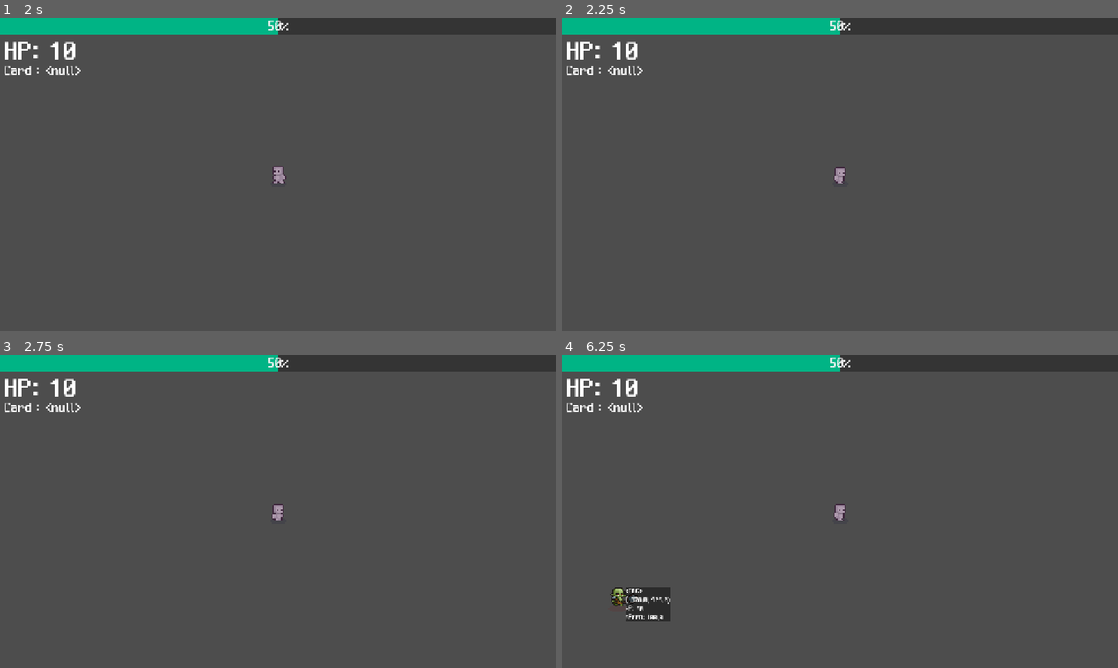
Above: before the commit, frames 1-4 (two rows, left to right).
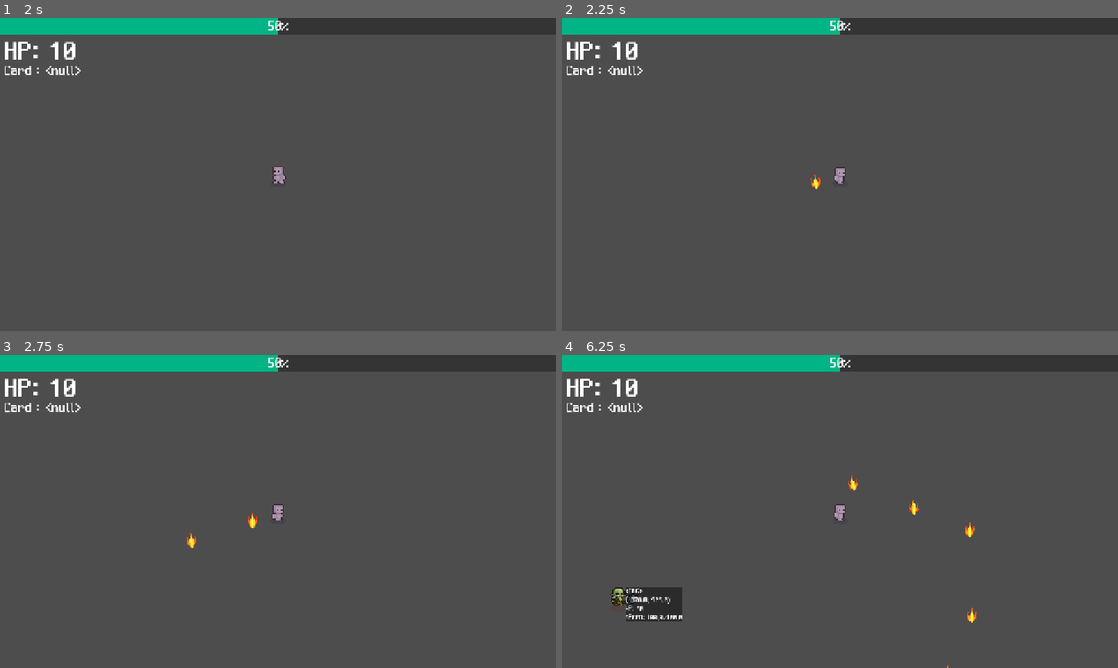
Above: after the commit, the same moments.

Repository: rnseo007/2dgame
Game: Godot game, scene res://Scenes/main.tscn
The game is run twice, just before and just after one commit, with the same random seed, the same clock (stepped at 60 frames per second) and the same inputs.
Inputs:
- Up to frame 1 (2 s): tap Enter at 0.5 s; hold D (move_right) 0.53-1.28 s; tap Space at 1.25 s; hold S (move_down) from 1.28 s (still down)
- Up to frame 2 (2.25 s): tap Enter at 2 s; release S (move_down) at 2.03 s; hold D (move_right) from 2.03 s (still down)
- Up to frame 3 (2.75 s): keep holding D (move_right)
- Up to frame 4 (6.25 s): release D (move_right) at 2.78 s; hold W (move_up) 2.78-3.53 s; hold A (move_left) 3.53-5.03 s; hold S (move_down) 5.03-5.78 s; hold D (move_right) from 5.78 s (still down)

Frame 1 is identical in both runs. In frame 2, less than 0.1% of the frame differs, in the area x 44-47%, y 50-55%; in frame 3, less than 0.1%; in frame 4, 0.4%, in the area x 18-75%, y 38-100%.

Commit message:
공격 타깃 수정 필요.

Diff:
--- a/Scenes/Card.tscn
+++ b/Scenes/Card.tscn
@@ -71,4 +71,5 @@
 one_shot = true
 autostart = true
 
+[connection signal="area_entered" from="." to="." method="enemy_hit"]
 [connection signal="timeout" from="Timer" to="." method="_on_timer_timeout"]
--- a/Scenes/Enemy.tscn
+++ b/Scenes/Enemy.tscn
@@ -7,6 +7,7 @@
 [ext_resource type="PackedScene" uid="uid://dy7lweloxwato" path="res://Scenes/hit_box.tscn" id="5_1exfc"]
 
 [sub_resource type="ShaderMaterial" id="ShaderMaterial_1exfc"]
+resource_local_to_scene = true
 shader = ExtResource("2_kpr8r")
 shader_parameter/tint = Color(1, 1, 1, 1)
 shader_parameter/BlendFloat = 0.0
@@ -92,18 +93,6 @@
 "update": 0,
 "values": [1.0, 0.0]
 }
-tracks/1/type = "value"
-tracks/1/imported = false
-tracks/1/enabled = true
-tracks/1/path = NodePath(".:speed")
-tracks/1/interp = 2
-tracks/1/loop_wrap = true
-tracks/1/keys = {
-"times": PackedFloat32Array(0, 0.5),
-"transitions": PackedFloat32Array(1, 1),
-"update": 0,
-"values": [1.0, 100.0]
-}
 
 [sub_resource type="Animation" id="Animation_1exfc"]
 length = 0.001
@@ -118,18 +107,6 @@
 "transitions": PackedFloat32Array(1),
 "update": 0,
 "values": [0.0]
-}
-tracks/1/type = "value"
-tracks/1/imported = false
-tracks/1/enabled = true
-tracks/1/path = NodePath(".:speed")
-tracks/1/interp = 1
-tracks/1/loop_wrap = true
-tracks/1/keys = {
-"times": PackedFloat32Array(0),
-"transitions": PackedFloat32Array(1),
-"update": 0,
-"values": [100.0]
 }
 
 [sub_resource type="AnimationLibrary" id="AnimationLibrary_mo1ky"]
@@ -186,4 +163,4 @@
 
 [node name="HitBox" parent="." instance=ExtResource("5_1exfc")]
 
-[connection signal="get_damage" from="HitBox" to="." method="_on_get_damage"]
+[connection signal="area_entered" from="HitBox" to="." method="_on_hit_box_entered"]
--- a/Scenes/Player.tscn
+++ b/Scenes/Player.tscn
@@ -3,9 +3,11 @@
 [ext_resource type="Script" uid="uid://bsu8nnhmk6srg" path="res://Scripts/player.gd" id="1_gntrk"]
 [ext_resource type="Texture2D" uid="uid://nvrxqhjgj3fs" path="res://Player/player_character/prototype/Shadow.png" id="2_dewec"]
 [ext_resource type="Texture2D" uid="uid://btny67tjruj3w" path="res://Player/player_character/prototype/Prototype_Character.png" id="3_5ixxa"]
-[ext_resource type="PackedScene" uid="uid://bm03hx7as0hug" path="res://Scenes/hurt_area_2d.tscn" id="5_5ixxa"]
-
-[sub_resource type="RectangleShape2D" id="RectangleShape2D_5ixxa"]
+[ext_resource type="PackedScene" uid="uid://bm03hx7as0hug" path="res://Scenes/hurt_box.tscn" id="5_5ixxa"]
+
+[sub_resource type="CapsuleShape2D" id="CapsuleShape2D_dewec"]
+radius = 18.0
+height = 46.0
 
 [sub_resource type="Animation" id="Animation_hqtel"]
 length = 0.001
@@ -377,8 +379,7 @@
 metadata/_edit_group_ = true
 
 [node name="Player_collision" type="CollisionShape2D" parent="."]
-shape = SubResource("RectangleShape2D_5ixxa")
-disabled = true
+shape = SubResource("CapsuleShape2D_dewec")
 
 [node name="AnimationPlayer" type="AnimationPlayer" parent="."]
 libraries = {
--- a/Scenes/attack.tscn
+++ b/Scenes/attack.tscn
@@ -6,12 +6,12 @@
 script = ExtResource("1_ij4ji")
 
 [node name="ReloadTimer" type="Timer" parent="."]
-unique_name_in_owner = true
-wait_time = 0.1
+wait_time = 0.5
 one_shot = true
 
-[node name="AttackTimer" type="Timer" parent="ReloadTimer"]
-unique_name_in_owner = true
-wait_time = 0.075
+[node name="AttackTimer" type="Timer" parent="."]
+wait_time = 0.2
+one_shot = true
 
-[connection signal="timeout" from="ReloadTimer/AttackTimer" to="." method="_on_normal_attack_timer_timeout"]
+[connection signal="timeout" from="ReloadTimer" to="." method="_on_reload_timer_timeout"]
+[connection signal="timeout" from="AttackTimer" to="." method="_on_attack_timer_timeout"]
--- a/Scenes/hit_box.tscn
+++ b/Scenes/hit_box.tscn
@@ -1,16 +1,13 @@
-[gd_scene load_steps=3 format=3 uid="uid://dy7lweloxwato"]
-
-[ext_resource type="Script" uid="uid://cbo12assy576e" path="res://Scripts/hit_box.gd" id="1_mywce"]
+[gd_scene load_steps=2 format=3 uid="uid://dy7lweloxwato"]
 
 [sub_resource type="CapsuleShape2D" id="CapsuleShape2D_lwc4f"]
 radius = 18.0
 height = 47.0
 
-[node name="HitBox" type="Area2D" groups=["Player"]]
-script = ExtResource("1_mywce")
+[node name="HitBox" type="Area2D"]
+collision_layer = 2
+collision_mask = 4
 
 [node name="CollisionShape2D" type="CollisionShape2D" parent="."]
 position = Vector2(0, -1.5)
 shape = SubResource("CapsuleShape2D_lwc4f")
-
-[connection signal="area_entered" from="." to="." method="_on_area_entered"]
--- a/Scenes/hurt_area_2d.tscn
+++ b/Scenes/hurt_box.tscn
@@ -1,6 +1,6 @@
 [gd_scene load_steps=3 format=3 uid="uid://bm03hx7as0hug"]
 
-[ext_resource type="Script" uid="uid://dp20aerffetg6" path="res://Scripts/hurt_area_2d.gd" id="1_rx26m"]
+[ext_resource type="Script" uid="uid://dp20aerffetg6" path="res://Scripts/hurt_box.gd" id="1_2ktet"]
 
 [sub_resource type="CapsuleShape2D" id="CapsuleShape2D_6qyx1"]
 radius = 19.0
@@ -8,7 +8,7 @@
 
 [node name="HurtBox" type="Area2D"]
 collision_mask = 2
-script = ExtResource("1_rx26m")
+script = ExtResource("1_2ktet")
 
 [node name="CollisionShape2D" type="CollisionShape2D" parent="."]
 shape = SubResource("CapsuleShape2D_6qyx1")
@@ -16,5 +16,5 @@
 [node name="DisableTimer" type="Timer" parent="."]
 one_shot = true
 
-[connection signal="area_entered" from="." to="." method="_on_area_entered"]
+[connection signal="body_entered" from="." to="." method="_on_body_entered"]
 [connection signal="timeout" from="DisableTimer" to="." method="_on_disable_timer_timeout"]
--- a/Scripts/attack.gd
+++ b/Scripts/attack.gd
@@ -6,33 +6,30 @@
 var card = preload("res://Scenes/Card.tscn")
 
 #Attack Nodes
-@onready var reloadTimer = get_node("%ReloadTimer")
-@onready var attackTimer = get_node("%AttackTimer")
+@onready var reloadTimer = $ReloadTimer
+@onready var attackTimer = $AttackTimer
 
 #Card
 var cur_ammo = 0
 var max_ammo = 6
 var attack_speed = 0.5
+var reload_time = 1.0
 
 #Enemy Related
 var enemy_close = []
 
 func _ready() -> void:
-	attack()
-
-func attack():
-	if reloadTimer.is_stopped():
-		attackTimer.start()
+	reloadTimer.start(reload_time)
 
 func _on_reload_timer_timeout() -> void:
 	cur_ammo = max_ammo
-	attackTimer.start()
+	attackTimer.start(attack_speed)
 
-func _on_normal_attack_timer_timeout() -> void:
+func _on_attack_timer_timeout() -> void:
 	var enemys : Array = get_tree().get_nodes_in_group("Enemy")
 
 	if not enemys.size() > 0:
-		attackTimer.start()
+		attackTimer.start(attack_speed)
 		return
 
 	if cur_ammo > 0:
@@ -41,18 +38,19 @@
 		card_attack.target = get_close_target(enemys)
 		add_child(card_attack)
 		cur_ammo -= 1
+		attackTimer.start(attack_speed)
 	else:
 		attackTimer.stop()
-		reloadTimer.start()
+		reloadTimer.start(reload_time)
 
 func get_close_target(enemys):
-	var cur_enemy_dist = 1000
-	var cur_enemy_pos
+	print("---------------------")
+	var cur_enemy_dist = 10000
+	var cur_enemy_pos : Vector2 = Vector2.ZERO
 	for i in enemys:
+		print(i.global_position)
 		var enemy_dist = player.global_position.distance_to(i.global_position)
 		if enemy_dist < cur_enemy_dist:
 			cur_enemy_dist = enemy_dist
 			cur_enemy_pos = i.global_position
-			return cur_enemy_pos
-		else:
-			return Vector2.ZERO
+	return cur_enemy_pos
--- a/Scripts/card.gd
+++ b/Scripts/card.gd
@@ -3,7 +3,7 @@
 class_name Card
 
 var hp : int = 1
-var knock_amount = 100
+var knock_amount : float = 50.0
 var attack_size = 1.0
 var speed : float = 100.0
 var damage : float = 1.0
@@ -20,8 +20,8 @@
 func _process(delta):
 	position += angle * speed * delta
 
-func enemy_hit(charge = 1):
-	hp -= charge
+func enemy_hit(_area : Area2D):
+	hp -= 1
 	if hp <= 0:
 		queue_free()
 
--- a/Scripts/enemy.gd
+++ b/Scripts/enemy.gd
@@ -10,7 +10,10 @@
 @onready var hit_anim = $HitAnimationPlayer
 @onready var player = get_tree().get_first_node_in_group("Player")
 
+var cur_speed : float
+
 func _ready():
+	cur_speed = speed
 	walk_anim.play("walk")
 
 func death():
@@ -19,7 +22,10 @@
 func _process(_delta):
 	var direction = global_position.direction_to(player.global_position)
 
-	velocity = direction * speed
+	if cur_speed < speed:
+		cur_speed += 1
+
+	velocity = direction * cur_speed
 
 	if direction.x > 0.1:
 		sprite.flip_h = false
@@ -27,12 +33,13 @@
 		sprite.flip_h = true
 
 	move_and_slide()
-	$TestText.text = "<ORC>\n{0}\nHP: {1}\nSPEED: {2}".format({0:global_position.floor(),1:cur_hp,2:speed})
+	$TestText.text = "<ORC>\n{0}\nHP: {1}\nSPEED: {2}/{3}".format({0:global_position.floor(),1:cur_hp,2:cur_speed,3:speed})
 
-func _on_get_damage(dmg: int) -> void:
-	cur_hp -= dmg
-
-	hit_anim.play("Hit_Animation")
-
+func _on_hit_box_entered(area: Area2D) -> void:
+	if area.is_in_group("Player_Bullet"):
+		var node = area as Node
+		cur_hp -= node.damage
+		hit_anim.play("Hit_Animation")
+		cur_speed -= node.knock_amount
 	if cur_hp <= 0:
 		death()
--- a/Scripts/hit_box.gd
+++ /dev/null
@@ -1,8 +0,0 @@
-extends Area2D
-
-signal get_damage(dmg : int)
-
-func _on_area_entered(area) -> void:
-	if area.is_in_group("Player_Bullet"):
-		if not area.get("damage") == null:
-			get_damage.emit(area.get("damage"))
--- a/Scripts/hurt_area_2d.gd
+++ b/Scripts/hurt_box.gd
@@ -5,7 +5,7 @@
 func _on_disable_timer_timeout() -> void:
 	$CollisionShape2D.call_deferred("set", "disabled", false)
 
-func _on_area_entered() -> void:
-	emit_signal("damage", damage)
+func _on_body_entered(body: Node2D) -> void:
+	damage.emit(1)
 	$CollisionShape2D.call_deferred("set", "disabled", true)
 	$DisableTimer.start()
--- a/Scripts/player.gd
+++ b/Scripts/player.gd
@@ -23,7 +23,7 @@
 	else:
 		$AnimationTree.get("parameters/playback").travel("Idle")
 
-func _on_get_damage(dmg) -> void:
+func _on_get_damage(dmg : int) -> void:
 	hp -= dmg
 	player_cur_hp.emit(hp)
 	$HitAnimationPlayer.play("Hit")
Not shown: 2 places in Scenes/enemy_spawner.tscn that only renumber resources
Not shown, removed: Scripts/hit_box.gd.uid
Renamed: Scripts/hurt_area_2d.gd.uid -> Scripts/hurt_box.gd.uid
